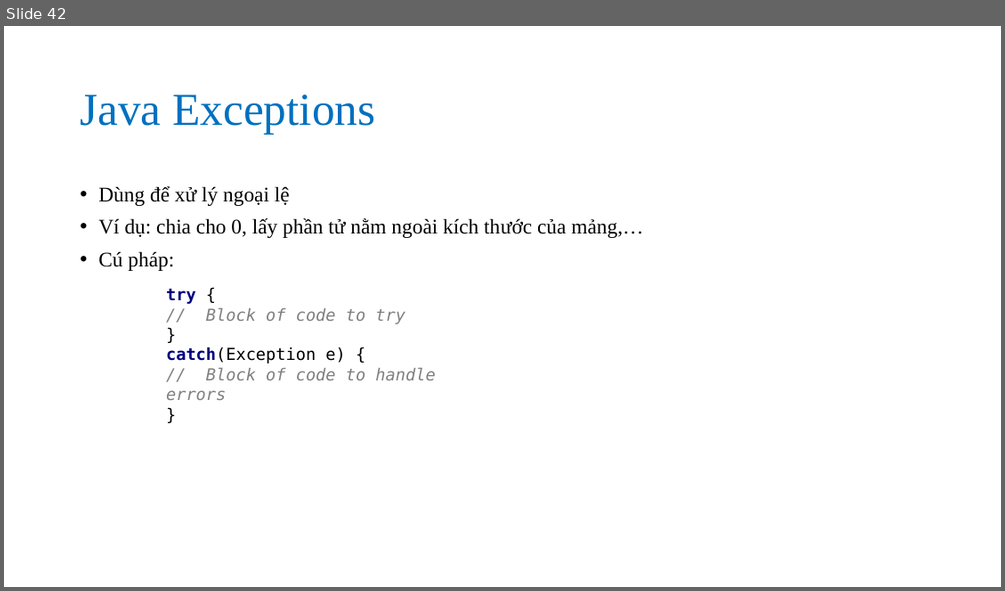
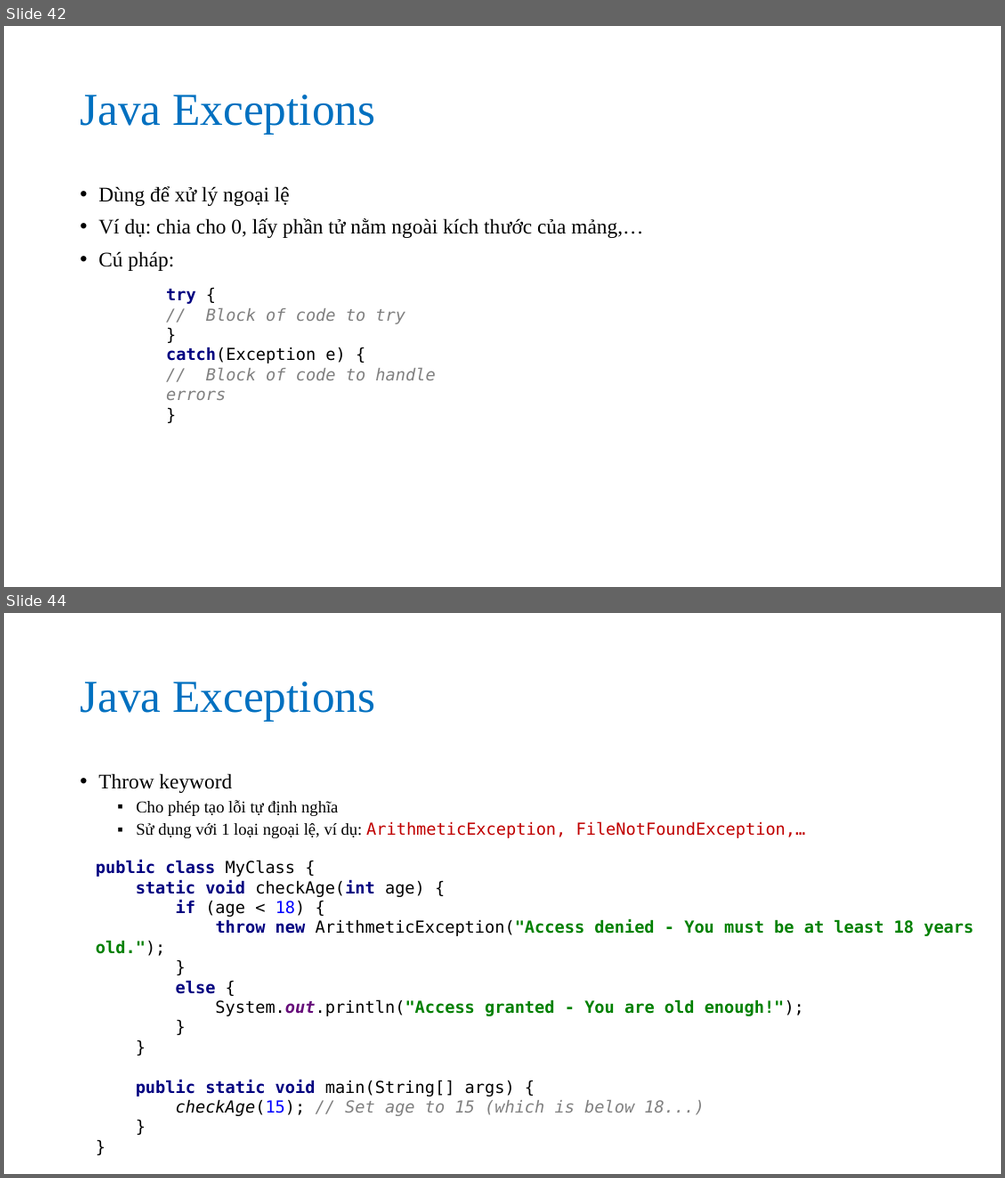
Before and after one commit to nguyenvanson332000/19jsp06, a slide deck: slides/java_core/java_oop.pptx. Shown one above the other, each under a label of ours: slide 42 before the commit, slides 42 and 44 after it; the slides between them are not shown. The pictures are 1005x591 and 1005x1178 pixels, drawn with LibreOffice and Linux fonts; fonts in the diff are those of the drawing. Boxes give left, top, right and bottom in pixels: in the first picture for what was removed or moved away, otherwise in the second. Text is boxed around its words. In the diff, an @@ line names an element or a change of style, - is before the commit and + after.

Commit message:
Java oop 4

```diff
--- a/slides/java_core/java_oop.pptx
+++ b/slides/java_core/java_oop.pptx
@@ slide 44 added at (4, 613, 1001, 1174), background #FFFFFF @@
@@ title added at (80, 682, 375, 721), 44 pt, text #0070C0 @@
+Java Exceptions
@@ text added at (98, 773, 806, 838), 16 pt, text #000000 @@
+• Throw keyword
+  ▪ Cho phép tạo lỗi tự định nghĩa
+  ▪ Sử dụng với 1 loại ngoại lệ, ví dụ: ArithmeticException, FileNotFoundException,…
@@ text added at (96, 860, 973, 1116), 16 pt, text #000000 @@
+public class MyClass {
+static void checkAge(int age) {
+if (age < 18) {
+throw new ArithmeticException("Access denied - You must be at least 18 years old.");
+}
+else {
+System.out.println("Access granted - You are old enough!");
+}
+}
+public static void main(String[] args) {
+checkAge(15); // Set age to 15 (which is below 18...)
+}
+}
```
Also in this commit, not shown: 1 other slide added, 9 other files.
